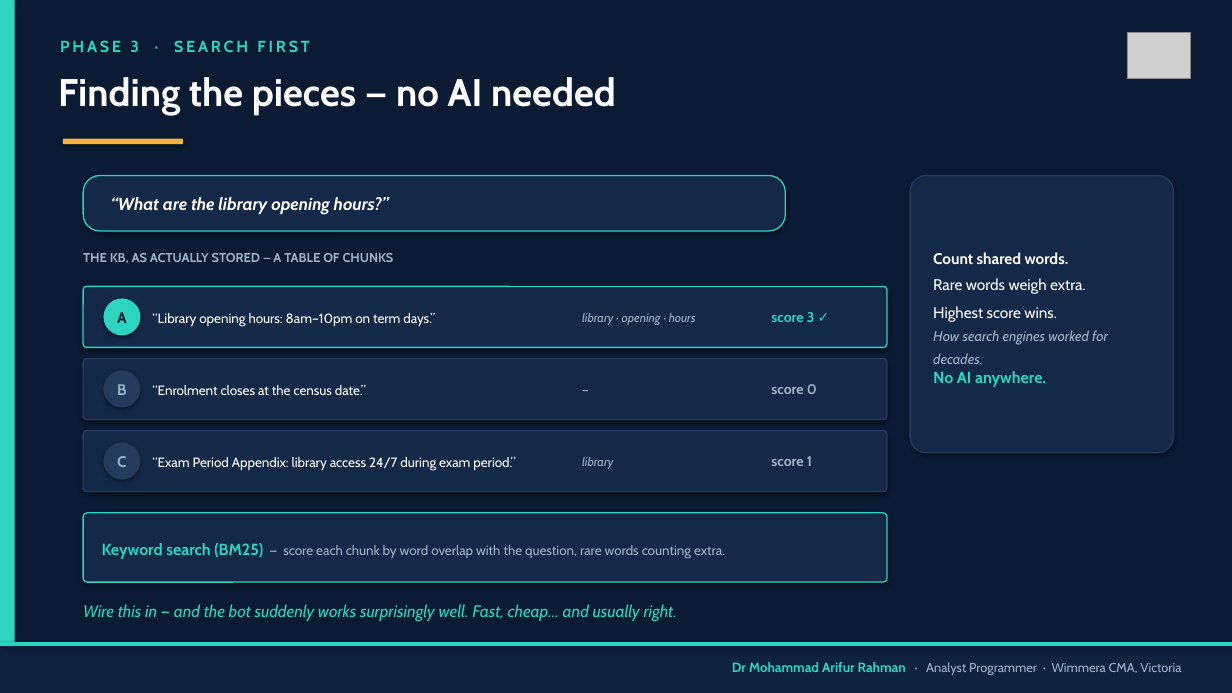
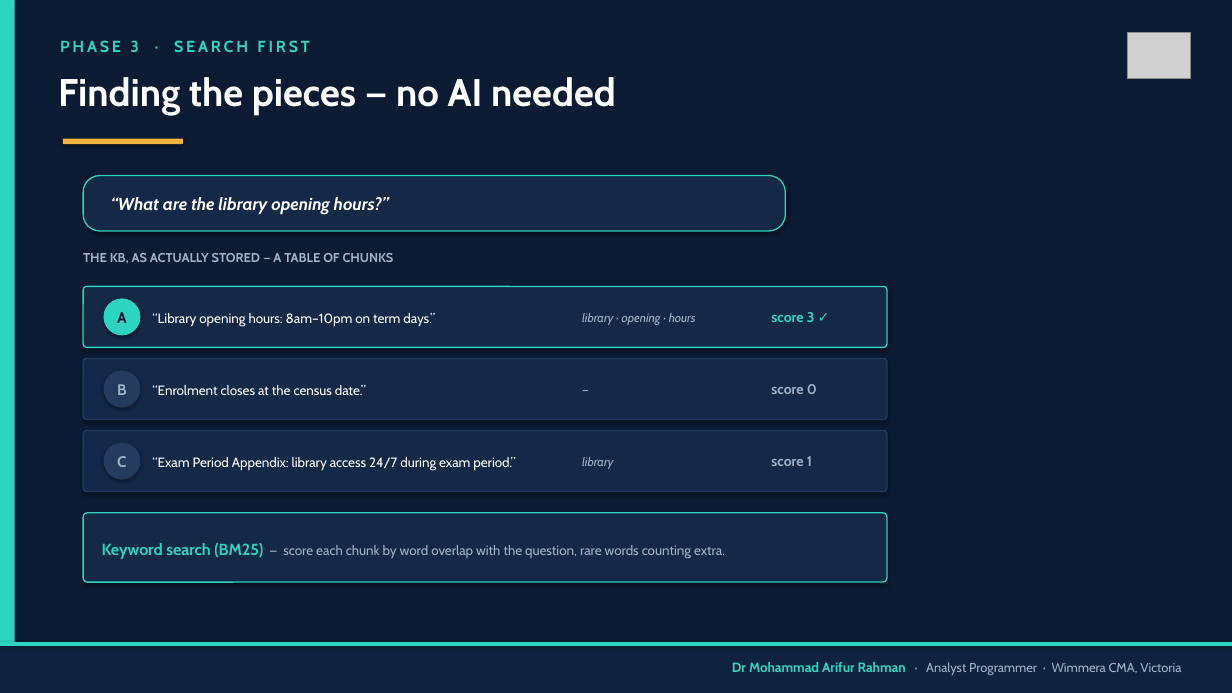
Before and after one commit to arifwcma/induction, a slide deck: slide 9 of lecture/deck.pptx. Drawn at 1232x693 pixels with LibreOffice and Linux fonts; fonts in the diff are those of the drawing; grey boxes stand for pictures. Boxes give left, top, right and bottom in pixels: in the first picture for what was removed or moved away, otherwise in the second. Text is boxed around its words. In the diff, an @@ line names an element or a change of style, - is before the commit and + after.

```diff
--- a/lecture/deck.pptx
+++ b/lecture/deck.pptx
@@ rounded rectangle removed at bbox=[910, 176, 1174, 453] @@
@@ text removed at bbox=[933, 252, 1108, 387] @@
-Count shared words.
-Rare words weigh extra.
-Highest score wins.
-How search engines worked for decades.
-No AI anywhere.
@@ text removed at bbox=[83, 604, 677, 621] @@
-Wire this in — and the bot suddenly works surprisingly well. Fast, cheap… and usually right.
```
Also in this commit, not shown: 13 other slides changed, 2 other files.
